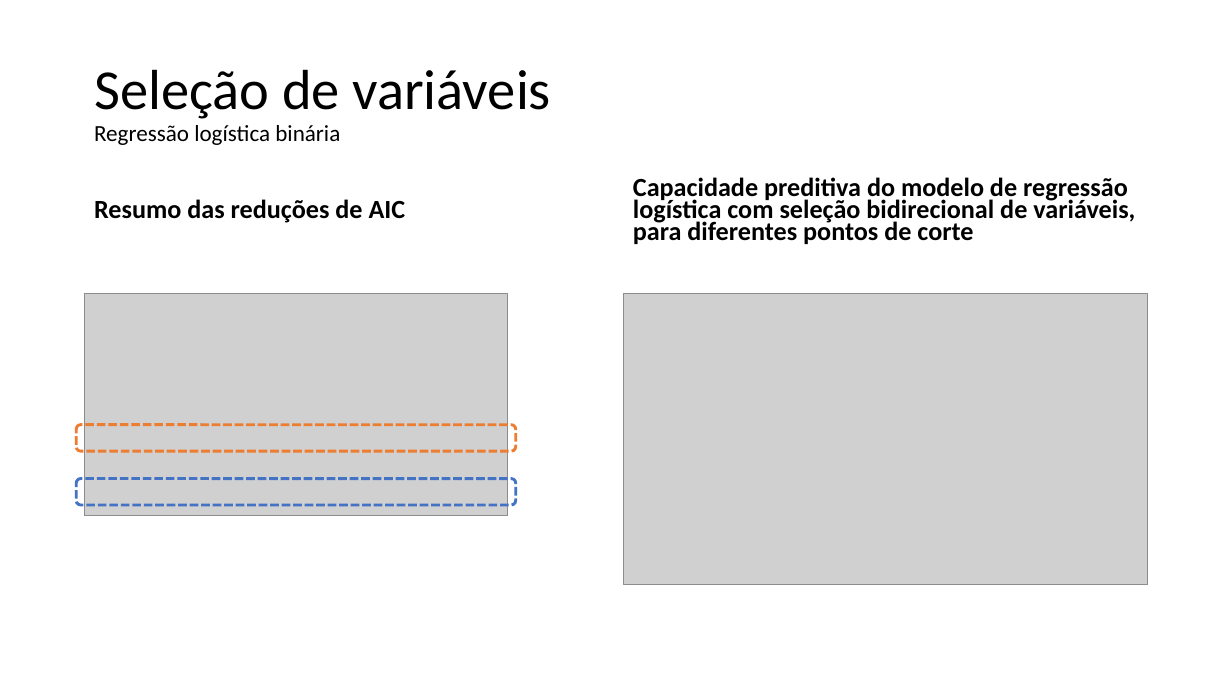
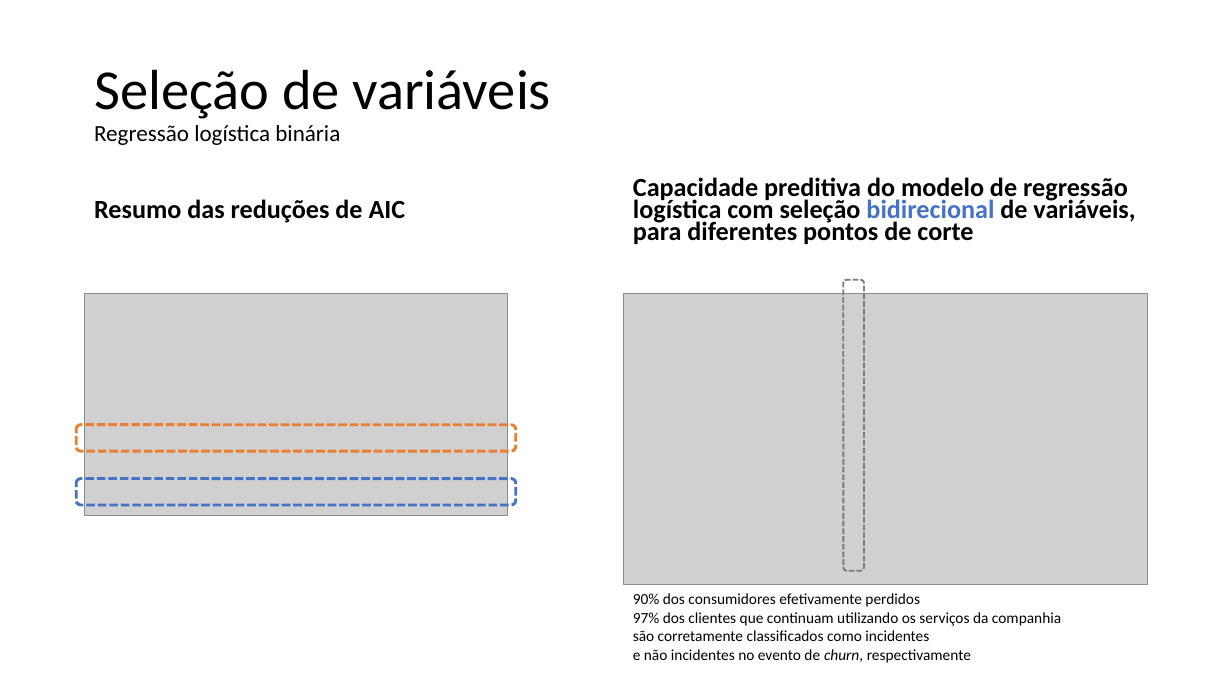
Before and after one commit to franzmonteiro/new_telco_churn, a slide deck: slide 17 of apresentacao.pptx (slide 18 before the commit). Drawn at 1232x693 pixels with LibreOffice and Linux fonts; fonts in the diff are those of the drawing; grey boxes stand for pictures; background and template pictures are left out. Boxes give left, top, right and bottom in pixels: in the first picture for what was removed or moved away, otherwise in the second. Text is boxed around its words. In the diff, an @@ line names an element or a change of style, - is before the commit and + after.

```diff
--- a/apresentacao.pptx
+++ b/apresentacao.pptx
@@ text "Capacidade preditiva do modelo de ..." at [633,177,1135,244]: text colour #000000 to #4472C4 in "bidirecional" @@
@@ rounded rectangle added at [843,280,864,571], outline #7C7C7C 1.5 pt dashed @@
@@ text added at [633,593,1061,663], 12 pt, text #000000 @@
+90% dos consumidores efetivamente perdidos
+97% dos clientes que continuam utilizando os serviços da companhia
+são corretamente classificados como incidentes
+e não incidentes no evento de churn, respectivamente
```
Also in this commit, not shown: 7 other slides changed, 2 slides added, 2 slides removed.
